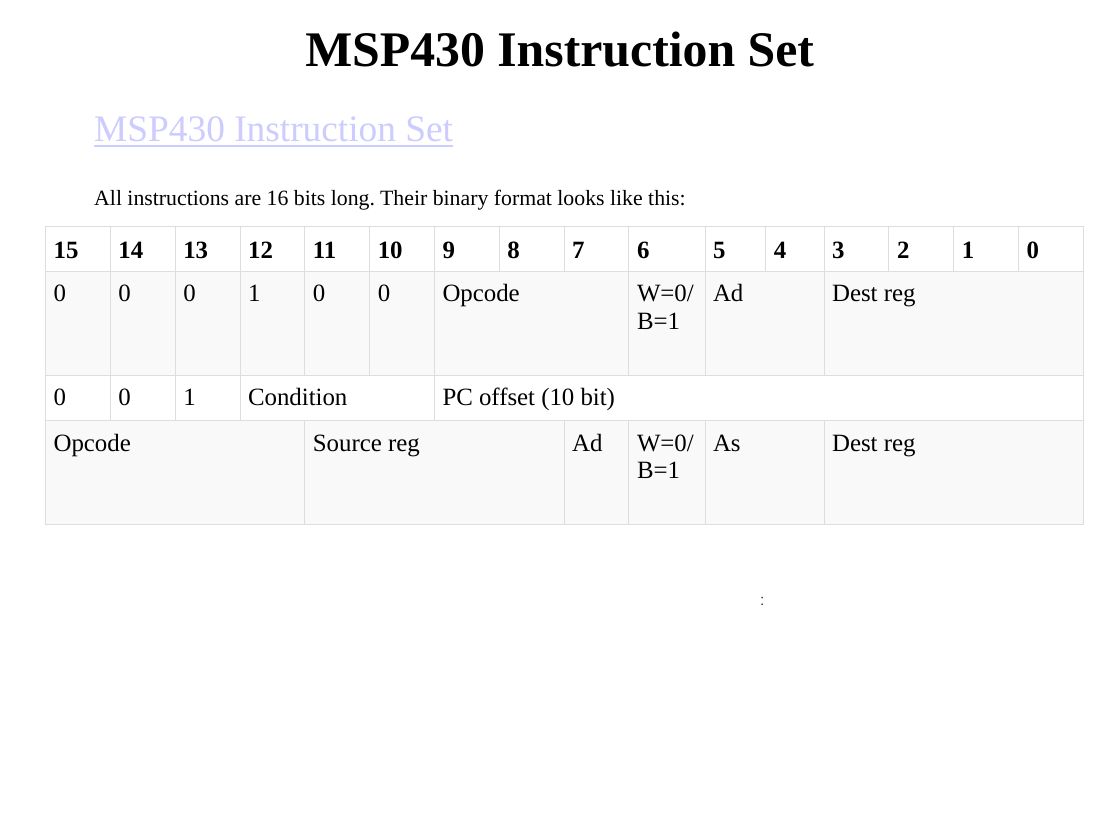
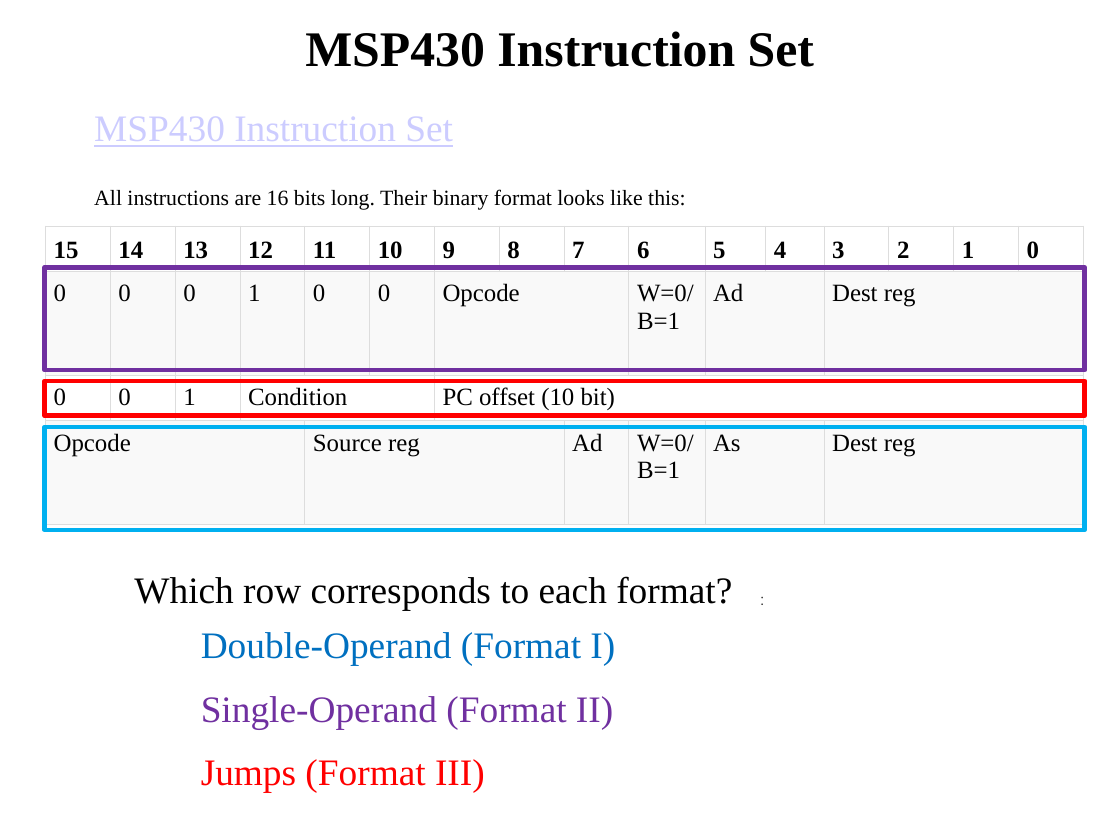
Before and after one commit to pw4rn3r/ECE382, a slide deck: slide 10 of notes/L3/Lsn3.pptx (slide 6 before the commit). Drawn at 1120x840 pixels with LibreOffice and Linux fonts; fonts in the diff are those of the drawing. Boxes give left, top, right and bottom in pixels: in the first picture for what was removed or moved away, otherwise in the second. Text is boxed around its words. In the diff, an @@ line names an element or a change of style, - is before the commit and + after.

```diff
--- a/notes/L3/Lsn3.pptx
+++ b/notes/L3/Lsn3.pptx
@@ rectangle added at [45,268,1085,371], outline #7030A0 3 pt @@
@@ rectangle added at [45,381,1085,416], outline #FF0000 3 pt @@
@@ rectangle added at [45,427,1085,530], outline #00B0F0 3 pt @@
@@ text added at [134,576,732,610], 24 pt, text #000000 @@
+Which row corresponds to each format?
@@ text added at [201,632,615,792], 24 pt, text #7030A0 @@
+Double-Operand (Format I)
+Single-Operand (Format II)
+Jumps (Format III)
```
Also in this commit, not shown: 12 other slides changed, 6 slides added, 4 other files.
